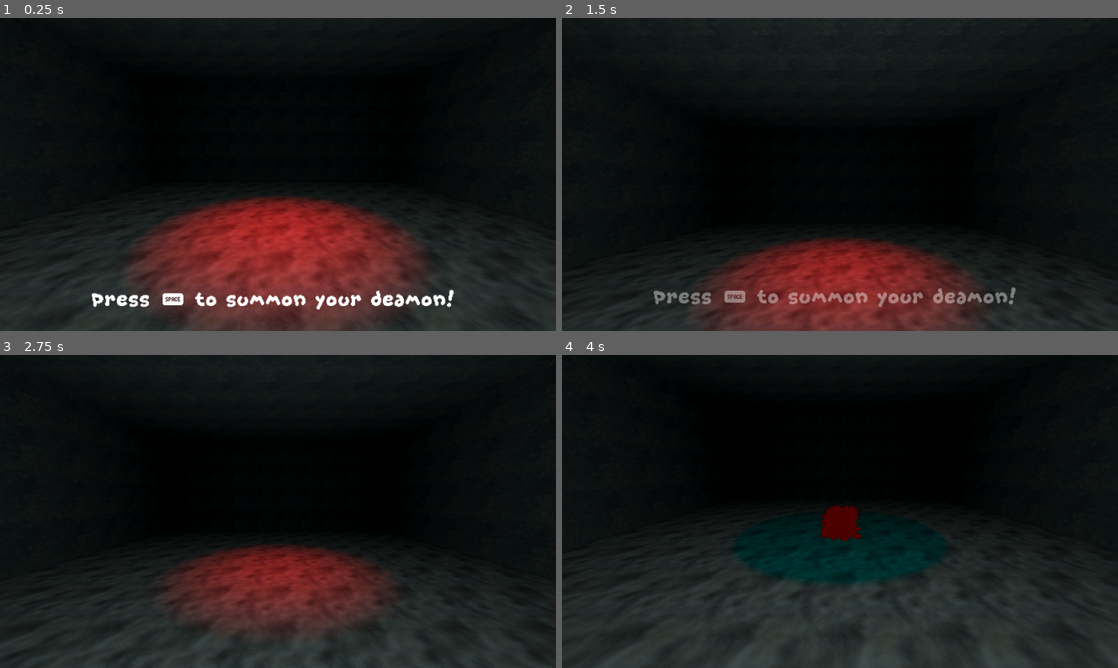
Above: before the commit, frames 1-4 (two rows, left to right).
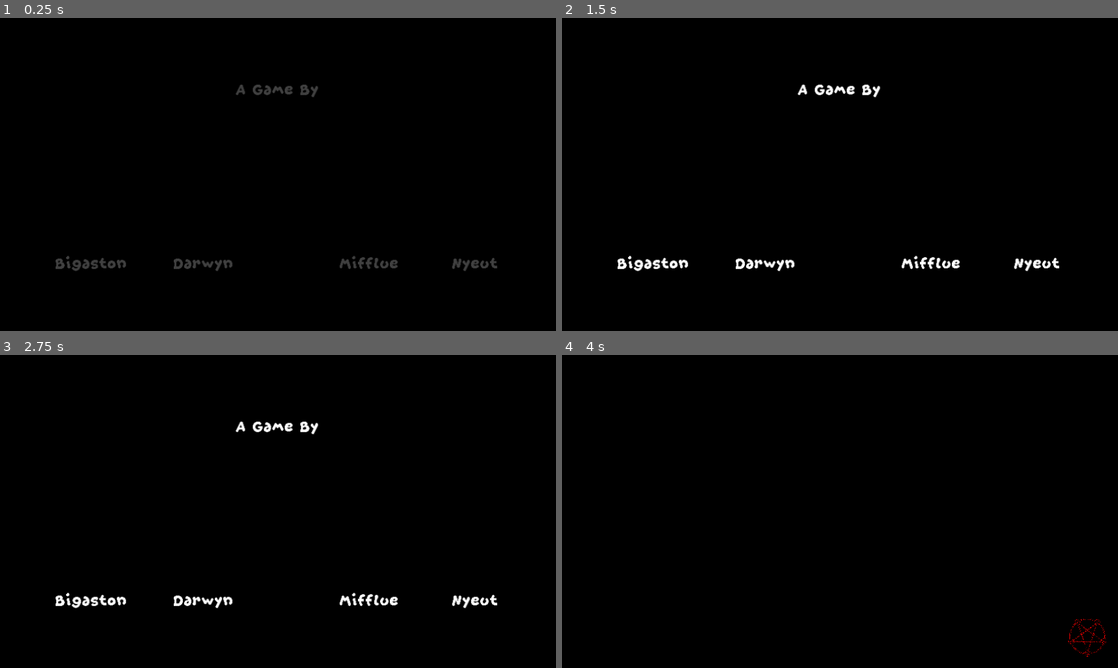
Above: after the commit, the same moments.

Repository: Bigaston/LDJam55
Game: Godot game, scene res://scenes/main.tscn
Same seed, same stepped clock (60 frames per second), same inputs: the game is played once before the commit and once after it.
Inputs (mouse positions are in pixels of both pictures, inside the frame that each line leads up to):
- Up to frame 1 (0.25 s): no input
- Up to frame 2 (1.5 s): move the mouse to (962, 158) at 0.52 s; hold E (book_right) 0.53-1.28 s; tap Space (use_spell) at 0.6, 1.35 s; move the mouse to (728, 190) at 1.27 s; hold S (move_backward) from 1.28 s (still down)
- Up to frame 3 (2.75 s): move the mouse to (333, 442) at 2.02 s; release S (move_backward) at 2.03 s; hold E (book_right) from 2.03 s (still down); tap Space (use_spell) at 2.1 s
- Up to frame 4 (4 s): move the mouse to (812, 574) at 2.77 s; release E (book_right) at 2.78 s; hold W (move_forward) 2.78-3.53 s; tap Space (use_spell) at 2.85, 3.6 s; move the mouse to (1006, 558) at 3.52 s; hold Q (book_left) from 3.53 s (still down)

The runs differ from the first frame. In frame 1, 38% of the frame differs, in the area x 0-100%, y 0-100%; in frame 2, 33%; in frame 3, 35%; in frame 4, 42%.

Commit message:
Game workflow

Diff:
--- a/scenes/main.gd
+++ b/scenes/main.gd
@@ -8,7 +8,8 @@
 signal scene_loaded()
 
 func _ready():
-	change_scene(preload("res://scenes/game/level.tscn").instantiate())
+	#change_scene(preload("res://scenes/game/level.tscn").instantiate())
+	change_scene(preload("res://scenes/other/boot_screen.tscn").instantiate())
 
 func _process(_delta):
 	if loading:
--- a/scenes/other/boot_screen.gd
+++ b/scenes/other/boot_screen.gd
@@ -1,4 +1,4 @@
 extends Control
 
 func _on_animation_player_animation_finished(anim_name):
-	get_node("/root/Main").change_scene_async("res://scenes/main.tscn")
+	get_node("/root/Main").change_scene_async("res://scenes/game/level.tscn")
--- a/scenes/other/boot_screen.tscn
+++ b/scenes/other/boot_screen.tscn
@@ -79,7 +79,80 @@
 text = "A Game By"
 label_settings = SubResource("LabelSettings_obial")
 
+[node name="LabelBigaston" type="Label" parent="BackgroundPanel/Control"]
+auto_translate_mode = 1
+layout_mode = 1
+anchors_preset = 8
+anchor_left = 0.5
+anchor_top = 0.5
+anchor_right = 0.5
+anchor_bottom = 0.5
+offset_left = -526.0
+offset_top = 180.0
+offset_right = -332.0
+offset_bottom = 228.0
+grow_horizontal = 2
+grow_vertical = 2
+text = "Bigaston"
+label_settings = SubResource("LabelSettings_obial")
+horizontal_alignment = 1
+
+[node name="LabelNoé" type="Label" parent="BackgroundPanel/Control"]
+auto_translate_mode = 1
+layout_mode = 1
+anchors_preset = 8
+anchor_left = 0.5
+anchor_top = 0.5
+anchor_right = 0.5
+anchor_bottom = 0.5
+offset_left = -268.0
+offset_top = 180.0
+offset_right = -74.0
+offset_bottom = 228.0
+grow_horizontal = 2
+grow_vertical = 2
+text = "Darwyn"
+label_settings = SubResource("LabelSettings_obial")
+horizontal_alignment = 1
+
+[node name="LabelMifflue" type="Label" parent="BackgroundPanel/Control"]
+auto_translate_mode = 1
+layout_mode = 1
+anchors_preset = 8
+anchor_left = 0.5
+anchor_top = 0.5
+anchor_right = 0.5
+anchor_bottom = 0.5
+offset_left = 114.0
+offset_top = 180.0
+offset_right = 308.0
+offset_bottom = 228.0
+grow_horizontal = 2
+grow_vertical = 2
+text = "Mifflue"
+label_settings = SubResource("LabelSettings_obial")
+horizontal_alignment = 1
+
+[node name="LabelNyeut" type="Label" parent="BackgroundPanel/Control"]
+auto_translate_mode = 1
+layout_mode = 1
+anchors_preset = 8
+anchor_left = 0.5
+anchor_top = 0.5
+anchor_right = 0.5
+anchor_bottom = 0.5
+offset_left = 358.0
+offset_top = 180.0
+offset_right = 552.0
+offset_bottom = 228.0
+grow_horizontal = 2
+grow_vertical = 2
+text = "Nyeut"
+label_settings = SubResource("LabelSettings_obial")
+horizontal_alignment = 1
+
 [node name="ForegroundPanel" type="Panel" parent="."]
+modulate = Color(1, 1, 1, 0)
 layout_mode = 1
 anchors_preset = 15
 anchor_right = 1.0
--- a/scenes/other/loading.tscn
+++ b/scenes/other/loading.tscn
@@ -1,4 +1,30 @@
-[gd_scene format=3 uid="uid://dcrylbipihboe"]
+[gd_scene load_steps=5 format=3 uid="uid://dcrylbipihboe"]
+
+[ext_resource type="Texture2D" uid="uid://ersry5518ddm" path="res://resources/textures/decals/pentacle2.png" id="1_inp7t"]
+
+[sub_resource type="StyleBoxFlat" id="StyleBoxFlat_pk3da"]
+bg_color = Color(0, 0, 0, 1)
+
+[sub_resource type="Animation" id="Animation_dvqc1"]
+resource_name = "Rotation"
+loop_mode = 1
+tracks/0/type = "value"
+tracks/0/imported = false
+tracks/0/enabled = true
+tracks/0/path = NodePath("TextureRect:rotation")
+tracks/0/interp = 1
+tracks/0/loop_wrap = true
+tracks/0/keys = {
+"times": PackedFloat32Array(0, 1),
+"transitions": PackedFloat32Array(1, 1),
+"update": 0,
+"values": [-3.14159, 3.14159]
+}
+
+[sub_resource type="AnimationLibrary" id="AnimationLibrary_ygxkv"]
+_data = {
+"Rotation": SubResource("Animation_dvqc1")
+}
 
 [node name="Loading" type="Control"]
 layout_mode = 3
@@ -8,8 +34,31 @@
 grow_horizontal = 2
 grow_vertical = 2
 
-[node name="Label" type="Label" parent="."]
+[node name="Panel" type="Panel" parent="."]
+layout_mode = 1
+anchors_preset = 15
+anchor_right = 1.0
+anchor_bottom = 1.0
+grow_horizontal = 2
+grow_vertical = 2
+theme_override_styles/panel = SubResource("StyleBoxFlat_pk3da")
+
+[node name="TextureRect" type="TextureRect" parent="."]
+modulate = Color(1, 0, 0, 1)
 layout_mode = 0
-offset_right = 40.0
-offset_bottom = 23.0
-text = "CA CHARGE FRER"
+offset_left = 1165.0
+offset_top = 605.0
+offset_right = 1255.0
+offset_bottom = 695.0
+rotation = -3.14159
+pivot_offset = Vector2(45, 45)
+texture = ExtResource("1_inp7t")
+expand_mode = 1
+stretch_mode = 5
+
+[node name="AnimationPlayer" type="AnimationPlayer" parent="."]
+libraries = {
+"": SubResource("AnimationLibrary_ygxkv")
+}
+autoplay = "Rotation"
+speed_scale = 0.2
